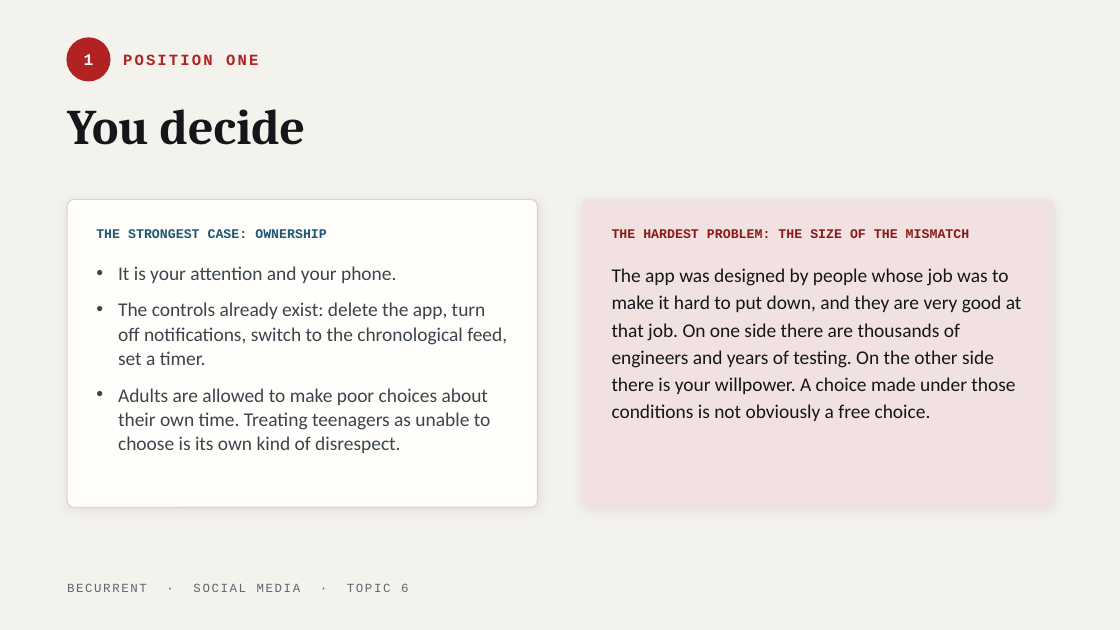
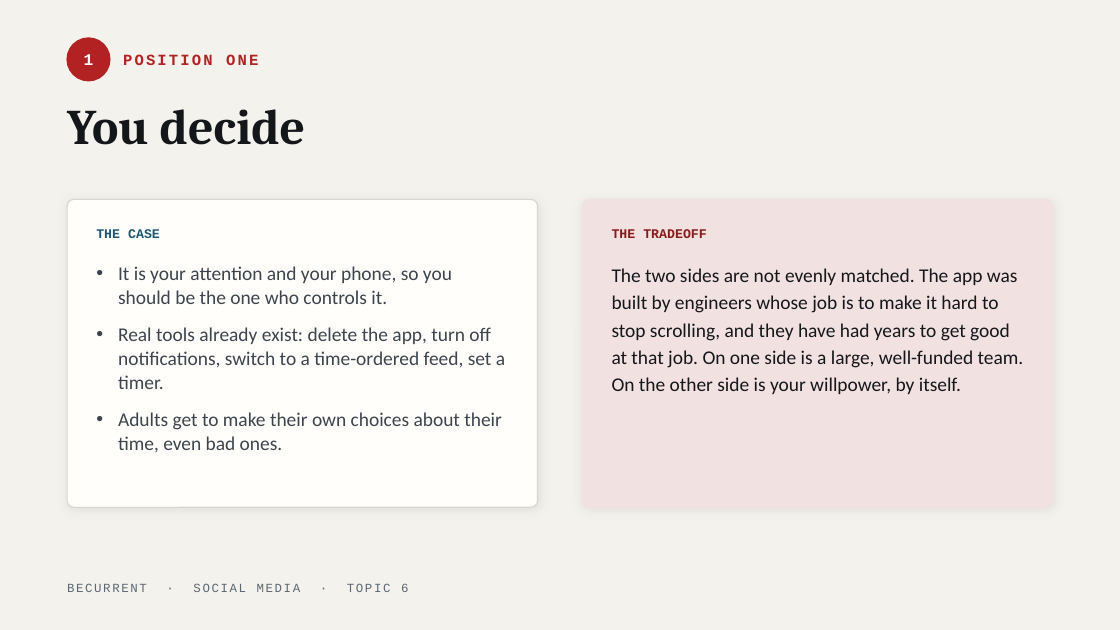
Before and after one commit to JeffAndersonLogic/BeCurrent, a slide deck: slide 6 of social-media/decks/topic-06-who-gets-to-decide.pptx. Drawn at 1120x630 pixels with LibreOffice and Linux fonts; fonts in the diff are those of the drawing. Boxes give left, top, right and bottom in pixels: in the first picture for what was removed or moved away, otherwise in the second. Text is boxed around its words. In the diff, an @@ line names an element or a change of style, - is before the commit and + after.

```diff
--- a/social-media/decks/topic-06-who-gets-to-decide.pptx
+++ b/social-media/decks/topic-06-who-gets-to-decide.pptx
@@ text at [96,229,160,238]: text changed @@
-THE STRONGEST CASE: OWNERSHIP
+THE CASE
@@ text at [612,229,707,238]: text changed @@
-THE HARDEST PROBLEM: THE SIZE OF THE MISMATCH
+THE TRADEOFF
@@ text at [118,266,505,452]: text changed @@
-• It is your attention and your phone.
-• The controls already exist: delete the app, turn off notifications, switch to the chronological feed, set a timer.
-• Adults are allowed to make poor choices about their own time. Treating teenagers as unable to choose is its own kind of disrespect.
+• It is your attention and your phone, so you should be the one who controls it.
+• Real tools already exist: delete the app, turn off notifications, switch to a time-ordered feed, set a timer.
+• Adults get to make their own choices about their time, even bad ones.
@@ text at [612,268,1024,394]: text changed @@
-The app was designed by people whose job was to make it hard to put down, and they are very good at that job. On one side there are thousands of engineers and years of testing. On the other side there is your willpower. A choice made under those conditions is not obviously a free choice.
+The two sides are not evenly matched. The app was built by engineers whose job is to make it hard to stop scrolling, and they have had years to get good at that job. On one side is a large, well-funded team. On the other side is your willpower, by itself.
```
Also in this commit, not shown: 6 other slides changed, 11 other files.
